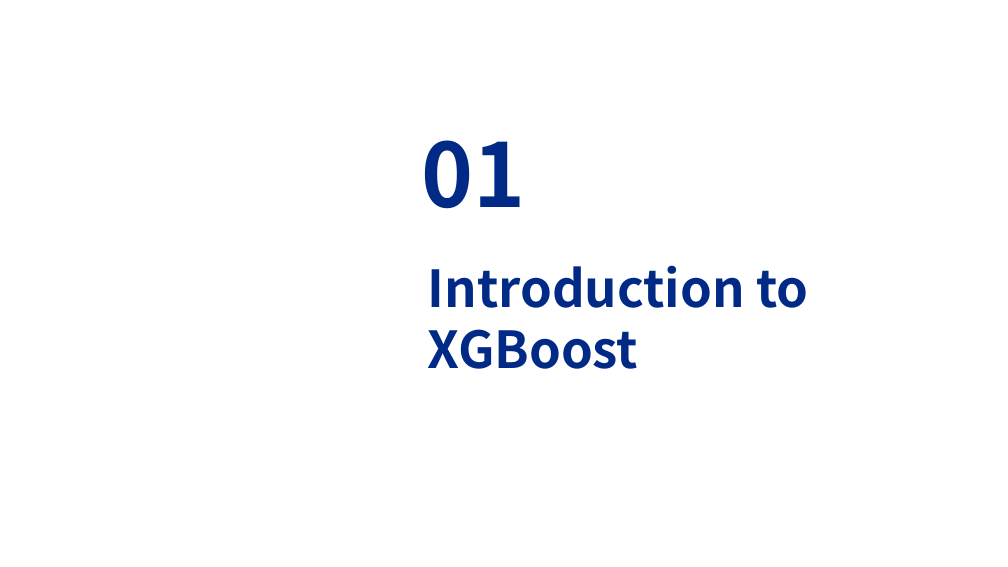
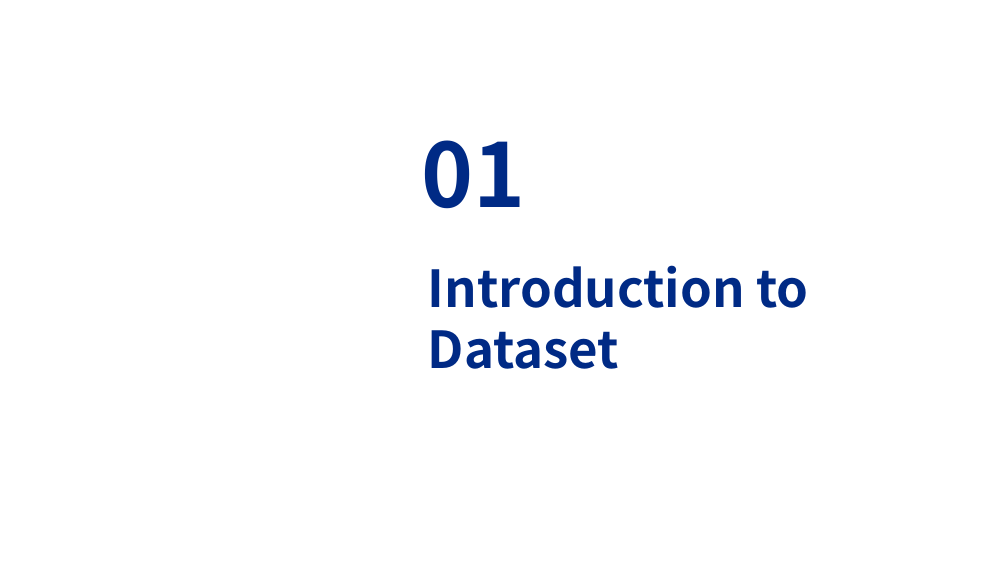
Before and after one commit to PSTAT197-F23/PSTAT197A_FP_Group1, a slide deck: slide 3 of scripts/drafts/PRESENTATION.pptx (slide 4 before the commit). Drawn at 1008x567 pixels with LibreOffice and Linux fonts; fonts in the diff are those of the drawing; background and template pictures are left out. Boxes give left, top, right and bottom in pixels: in the first picture for what was removed or moved away, otherwise in the second. Text is boxed around its words. In the diff, an @@ line names an element or a change of style, - is before the commit and + after.

```diff
--- a/scripts/drafts/PRESENTATION.pptx
+++ b/scripts/drafts/PRESENTATION.pptx
@@ text at (428, 265, 808, 369): text changed @@
-Introduction to XGBoost
+Introduction to Dataset
```
Also in this commit, not shown: 4 other slides changed, 1 slide added, 8 slides removed.
